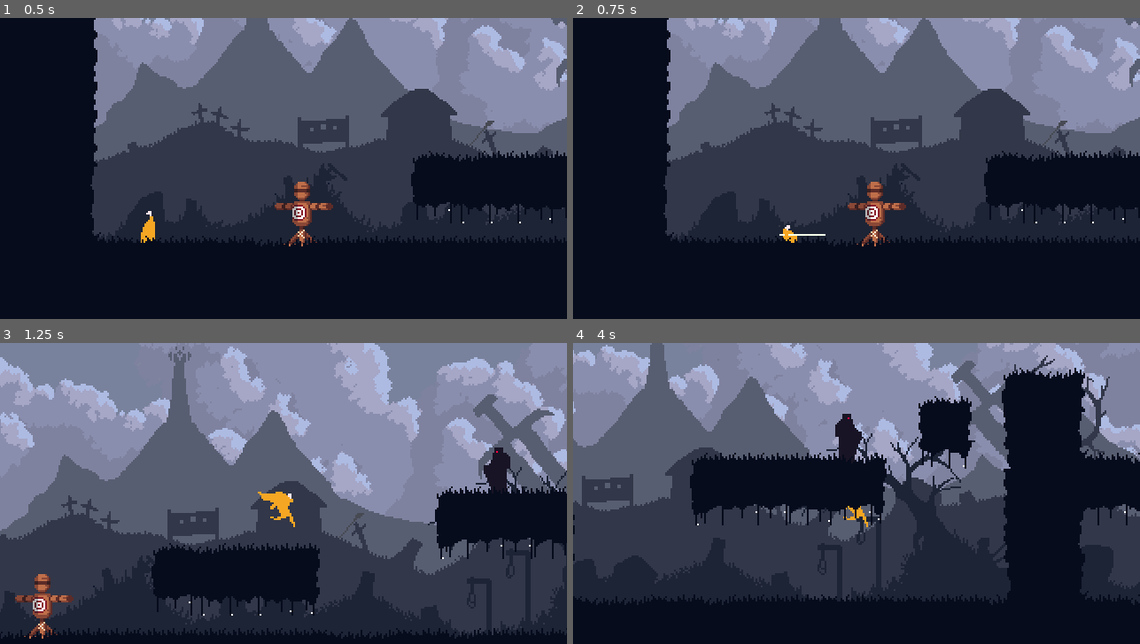
Above: before the commit, frames 1-4 (two rows, left to right).
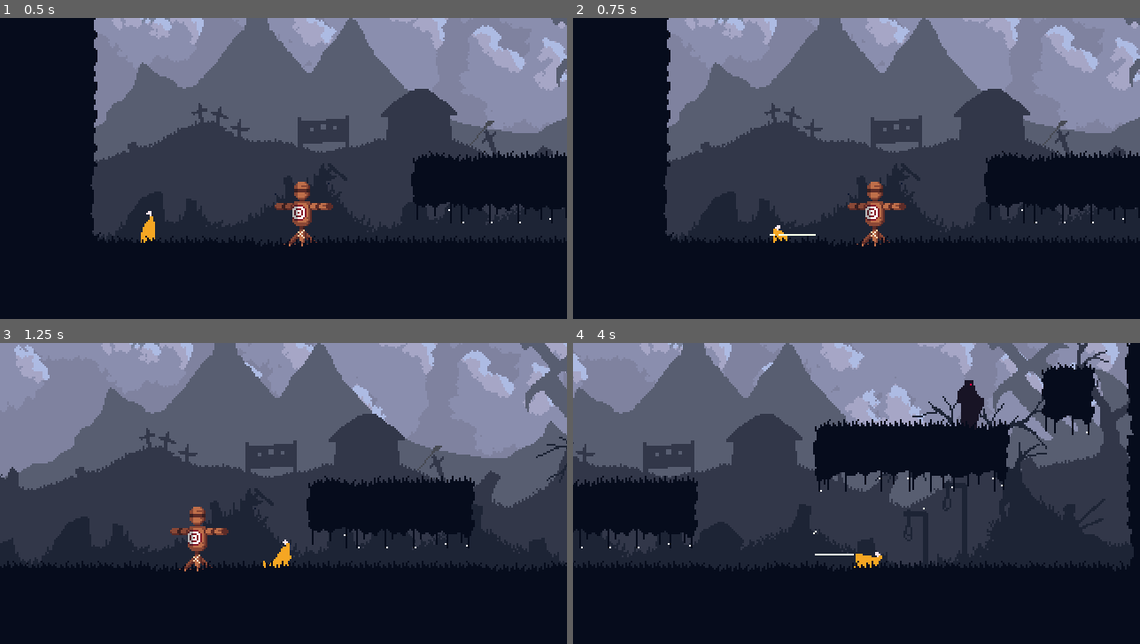
Above: after the commit, the same moments.

Repository: petrik33/bsu-action-platformer
Game: Godot game, scene res://scene/game.tscn
The game is run twice, just before and just after one commit, with the same random seed, the same clock (stepped at 60 frames per second) and the same inputs.
Inputs (mouse positions are in pixels of both pictures, inside the frame that each line leads up to):
- Up to frame 1 (0.5 s): no input
- Up to frame 2 (0.75 s): move the mouse to (981, 162) at 0.52 s; hold D (right) from 0.53 s (still down); click (981, 162) at 0.6 s
- Up to frame 3 (1.25 s): keep holding D (right); tap Space (jump) at 0.77 s
- Up to frame 4 (4 s): move the mouse to (743, 517) at 1.27 s; tap Shift (roll) at 1.35 s; tap Space (jump) at 1.52, 3.02, 3.77 s; move the mouse to (913, 433) at 2.02 s; release D (right) at 2.03 s; hold A (left) 2.03-2.78 s; tap C (sprint) at 2.1 s; move the mouse to (828, 565) at 2.77 s; hold D (right) from 2.78 s (still down); tap Z (walk) at 2.85 s; move the mouse to (1026, 550) at 3.52 s; click (1026, 550) at 3.6 s

Frame 1 is identical in both runs. In frame 2, 0.1% of the frame differs, in the area x 34-45%, y 68-75%; in frame 3, 66%, in the area x 0-100%, y 0-99%; in frame 4, 54%.
Error after the commit: Parse Error: The function signature doesn't match the parent. Parent signature is "process(float) -> void". (res://script/character/states/action.gd:4)

Commit message:
Refactor states to use only update method removing post_physics and leave process method for visuals only

Diff:
--- a/script/character/states/action.gd
+++ b/script/character/states/action.gd
@@ -1,13 +1,13 @@
 extends GameCharacterStateBase
 
 
-func process(delta: float) -> StringName:
+func process(_delta: float) -> StringName:
+	game_character.face_movement()
+	return &""
+
+
+func update(_delta: float) -> StringName:
 	if Input.is_action_just_pressed("jump") and game_character.can_jump():
 		return "Jump"
 
-	return ""
-
-
-func post_physics() -> StringName:
-	game_character.face_movement()
 	return &""
--- a/script/character/states/action/attack.gd
+++ b/script/character/states/action/attack.gd
@@ -21,10 +21,11 @@
 	game_character.reset_speed()
 	game_character.animation_finished.disconnect(_on_animation_finished)
 
-func process(delta: float) -> StringName:
+
+func update(_delta: float) -> StringName:
 	if Input.is_action_just_pressed("click"):
 		combo_buffered = true
-	return ""
+	return &""
 
 
 func _start_attack():
--- a/script/character/states/incapacitated/hurt.gd
+++ b/script/character/states/incapacitated/hurt.gd
@@ -12,14 +12,14 @@
 func exit():
 	game_character.unlock_movement()
 
-func update_physics(delta: float):
+func update(delta: float) -> StringName:
 	game_character.velocity.x = move_toward(
 		game_character.velocity.x,
 		0.0,
 		knockback_resist * delta
 	)
 
-func post_physics() -> StringName:
 	if is_zero_approx(game_character.velocity.x):
 		return &"Idle"
+
 	return &""
--- a/script/character/states/locomotion.gd
+++ b/script/character/states/locomotion.gd
@@ -1,6 +1,5 @@
 extends GameCharacterStateBase
 
 
-func post_physics() -> StringName:
+func process(delta: float) -> void:
 	game_character.face_movement()
-	return &""
--- a/script/character/states/locomotion/airborne.gd
+++ b/script/character/states/locomotion/airborne.gd
@@ -3,7 +3,9 @@
 @export var attack_transition: StringName = &"Attack"
 
 
-func process(delta: float) -> StringName:
+
+
+func update(_delta: float) -> StringName:
 	if Input.is_action_just_pressed("jump") and game_character.can_jump():
 		return "Jump"
 
@@ -13,9 +15,7 @@
 	if Input.is_action_just_pressed("roll"):
 		return "Roll"
 
-	return ""
-
-func post_physics() -> StringName:
 	if game_character.is_on_floor():
 		return "Idle"
-	return ""
+
+	return &""
--- a/script/character/states/locomotion/airborne/jump.gd
+++ b/script/character/states/locomotion/airborne/jump.gd
@@ -7,7 +7,7 @@
 	game_character.jump()
 
 
-func post_physics() -> StringName:
+func update(_delta: float) -> StringName:
 	if game_character.velocity.y > 0:
 		return "Fall"
-	return ""
+	return &""
--- a/script/character/states/locomotion/grounded.gd
+++ b/script/character/states/locomotion/grounded.gd
@@ -1,7 +1,9 @@
 extends GameCharacterStateBase
 
 
-func process(delta: float) -> StringName:
+
+
+func update(_delta: float) -> StringName:
 	if Input.is_action_just_pressed("jump"):
 		return "Jump"
 
@@ -11,10 +13,7 @@
 	if Input.is_action_just_pressed("roll"):
 		return "Roll"
 
-	return ""
-
-func post_physics() -> StringName:
 	if not game_character.is_on_floor():
 		return "Fall"
 
-	return ""
+	return &""
--- a/script/character/states/locomotion/grounded/idle.gd
+++ b/script/character/states/locomotion/grounded/idle.gd
@@ -4,8 +4,8 @@
 func enter():
 	game_character.play_animation("idle")
 
-func post_physics() -> StringName:
+func update(_delta: float) -> StringName:
 	if not is_zero_approx(game_character.movement_direction):
 		return "Run"
 
-	return ""
+	return &""
--- a/script/character/states/locomotion/grounded/move.gd
+++ b/script/character/states/locomotion/grounded/move.gd
@@ -1,8 +1,8 @@
 extends GameCharacterStateBase
 
 
-func post_physics() -> StringName:
+func update(_delta: float) -> StringName:
 	if is_zero_approx(game_character.movement_direction):
 		return "Idle"
 
-	return ""
+	return &""
--- a/script/character/states/locomotion/grounded/move/run.gd
+++ b/script/character/states/locomotion/grounded/move/run.gd
@@ -7,11 +7,14 @@
 	game_character.reset_speed()
 	game_character.play_animation(animation_name)
 
-func process(delta: float) -> StringName:
+
+
+
+func update(_delta: float) -> StringName:
 	if Input.is_action_just_pressed("walk"):
 		return "Walk"
 
 	if Input.is_action_just_pressed("sprint"):
 		return "Sprint"
 
-	return ""
+	return &""
--- a/script/character/states/locomotion/grounded/move/sprint.gd
+++ b/script/character/states/locomotion/grounded/move/sprint.gd
@@ -11,11 +11,14 @@
 func exit():
 	game_character.reset_speed()
 
-func process(delta: float) -> StringName:
+
+
+
+func update(_delta: float) -> StringName:
 	if Input.is_action_just_pressed("walk"):
 		return "Walk"
 
 	if Input.is_action_just_pressed("sprint"):
 		return "Run"
 
-	return ""
+	return &""
--- a/script/character/states/locomotion/grounded/move/walk.gd
+++ b/script/character/states/locomotion/grounded/move/walk.gd
@@ -11,11 +11,14 @@
 func exit():
 	game_character.reset_speed()
 
-func process(delta: float) -> StringName:
+
+
+
+func update(_delta: float) -> StringName:
 	if Input.is_action_just_pressed("walk"):
 		return "Run"
 
 	if Input.is_action_just_pressed("sprint"):
 		return "Sprint"
 
-	return ""
+	return &""
--- a/script/enemy/states/chase.gd
+++ b/script/enemy/states/chase.gd
@@ -13,14 +13,15 @@
 		_transition(&"Attack")
 		return
 
-func update_physics(_delta: float):
+func process(delta: float) -> void:
+	enemy.face_movement()
+
+
+func update(_delta: float) -> StringName:
 	if absf(perception.to_target().x) > arrival_distance:
 		enemy.move_horizontal(signf(perception.to_target().x), speed)
 	else:
 		enemy.stop_horizontal()
-
-func post_physics() -> StringName:
-	enemy.face_movement()
 
 	if not perception.has_target() or enemy.navigation.has_obstacles_ahead():
 		return &"Investigate"
--- a/script/enemy/states/hurt.gd
+++ b/script/enemy/states/hurt.gd
@@ -9,14 +9,13 @@
 	enemy.velocity = enemy.last_hurt.knockback
 	enemy.face(-enemy.velocity.x)
 
-func update_physics(delta: float):
+func update(delta: float) -> StringName:
 	enemy.velocity.x = move_toward(
 		enemy.velocity.x,
 		0.0,
 		knockback_resist * delta
 	)
 
-func post_physics() -> StringName:
 	if not is_zero_approx(enemy.velocity.x):
 		return &""
 	elif perception.has_target():
--- a/script/enemy/states/investigate.gd
+++ b/script/enemy/states/investigate.gd
@@ -27,13 +27,13 @@
 		return
 	_transition(&"Idle")
 
-func process(delta: float) -> StringName:
+
+
+func update(delta: float) -> StringName:
 	_remaining_search_time -= delta
 	if _remaining_search_time <= 0.0:
 		return &"Idle"
-	return &""
 
-func post_physics() -> StringName:
 	if perception.has_target():
 		return &"Chase"
 
--- a/script/enemy/states/passive.gd
+++ b/script/enemy/states/passive.gd
@@ -1,7 +1,10 @@
 extends EnemyCharacterStateBase
 
 
-func process(delta: float) -> StringName:
+
+
+
+func update(_delta: float) -> StringName:
 	if perception.has_target():
 		return &"Alert"
 
--- a/script/enemy/states/passive/idle.gd
+++ b/script/enemy/states/passive/idle.gd
@@ -12,9 +12,13 @@
 	enemy.play_animation(&"idle")
 	remaining_time = randf_range(min_time,max_time)
 
-func process(delta: float) -> StringName:
+
+
+
+func update(delta: float) -> StringName:
 	remaining_time -= delta
 	if remaining_time <= 0:
 		enemy.face(-enemy.facing_direction())
 		return &"Patrol"
+
 	return &""
--- a/script/enemy/states/passive/patrol.gd
+++ b/script/enemy/states/passive/patrol.gd
@@ -13,18 +13,19 @@
 	enemy.play_animation(&"walk")
 	enemy.navigation.force_update()
 
-func update_physics(_delta: float):
+func process(delta: float) -> void:
+	enemy.face_movement()
+
+
+func update(_delta: float) -> StringName:
 	if enemy.navigation.has_obstacles_ahead():
 		enemy.stop_horizontal()
-		return
+		return &"Idle"
 
 	enemy.move_horizontal(
 		direction,
 		speed
 	)
-
-func post_physics() -> StringName:
-	enemy.face_movement()
 
 	if absf(enemy.global_position.x - origin_x) >= max_distance:
 		return &"Idle"
--- a/script/enemy_character.gd
+++ b/script/enemy_character.gd
@@ -26,14 +26,12 @@
 	if gravity_enabled and not is_on_floor():
 		velocity.y += gravity * delta
 
-	state_machine.update_physics(delta)
+	state_machine.update(delta)
 
 	move_and_slide()
 
 	if perception:
 		perception.update(delta)
-
-	state_machine.post_physics()
 
 func play_alert_vfx(time: float):
 	alert_vfx.play(time)
--- a/script/fsm/machine.gd
+++ b/script/fsm/machine.gd
@@ -31,20 +31,13 @@
 		transition_to(initial)
 
 func process(delta: float) -> void:
+	for state in active_path:
+		state.process(delta)
+
+func update(delta: float) -> void:
 	_progress_state_timers(delta)
 	var state_requested := _evaluate_active_path_reverse(func(state: CharacterStateBase):
-		return state.process(delta)
-	)
-	if not state_requested.is_empty():
-		request_transition(state_requested)
-
-func update_physics(delta: float) -> void:
-	for state in active_path:
-		state.update_physics(delta)
-
-func post_physics() -> void:
-	var state_requested := _evaluate_active_path_reverse(func(state: CharacterStateBase):
-		return state.post_physics()
+		return state.update(delta)
 	)
 	if not state_requested.is_empty():
 		request_transition(state_requested)
--- a/script/fsm/state_base.gd
+++ b/script/fsm/state_base.gd
@@ -17,13 +17,10 @@
 func exit():
 	pass
 
-func process(delta: float) -> StringName:
-	return &""
-
-func update_physics(delta: float):
+func process(delta: float) -> void:
 	pass
 
-func post_physics() -> StringName:
+func update(delta: float) -> StringName:
 	return &""
 
 func _transition(to: StringName):
--- a/script/game_character.gd
+++ b/script/game_character.gd
@@ -30,19 +30,17 @@
 func _physics_process(delta: float) -> void:
 	movement_direction = signf(Input.get_axis("left", "right"))
 
-	state_machine.update_physics(delta)
-
 	if not is_on_floor():
 		velocity.y += float(gravity_enabled) * get_gravity().y * delta
 	else:
 		jumps_left = 2
 
+	state_machine.update(delta)
+
 	if not is_movement_locked:
 		velocity.x = movement_direction * speed
 
 	move_and_slide()
-
-	state_machine.post_physics()
 
 func hurt(attack_data: AttackData):
 	last_hurt = attack_data
